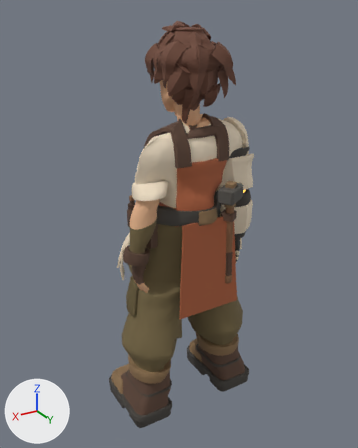
The glTF model godot/assets/models/yana.glb: old version first, new version second.
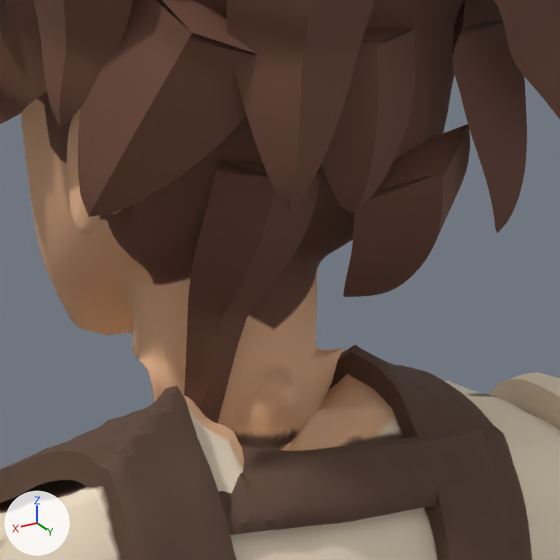
There are two pictures of each version: one whole from a camera (50 mm lens) standing at (1.049, 1.718, 1.765) and looking at (0.013, -0.009, 0.902), one close up on the part from 44% to 65% of the width and 15% to 32% of the height. Every picture has the same lights, and +X, +Y and +Z are marked at lower left. The first two pictures are the older version. Where no turn or scale is listed for an object, it has been applied to the vertices. Vertices at exactly the same position are counted once.

Objects in the first close-up: 'Yana'.
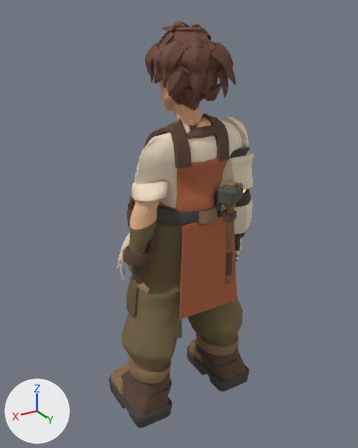
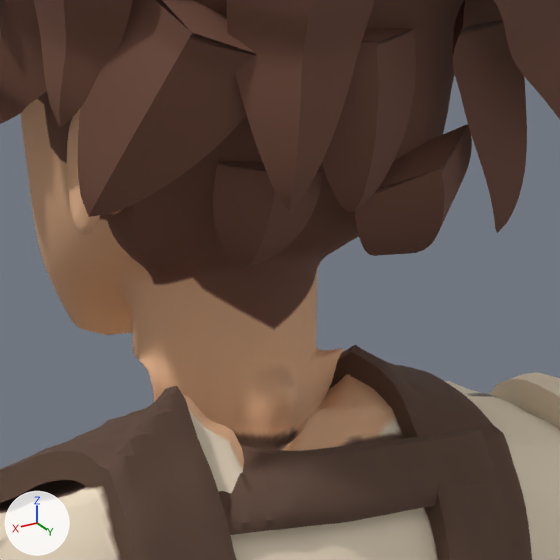
Pixel boxes (x1, y1, x2, y2) of what changed, in the close-ups (560 x 560 px; the box of a moved part takes in the faces that stretch with it):
```json
{"part": 1, "of": "me_yana", "change": "moved or reshaped", "before": [343, 124, 470, 297], "after": [355, 124, 472, 256]}
{"part": 2, "of": "me_yana", "change": "moved or reshaped", "before": [184, 173, 320, 423], "after": [213, 167, 322, 267]}
```

Edits to the scene script, one JSON object a line:
```json
{"block": "me_yana", "where": "me_yana.from_pydata(...)  # 35803 vertices, 69007 faces; spans x -0.34..0.33, y -0.21..0.24, z 0.0..1.73"}
{"block": "me_yana", "where": "# used by ob_yana; location = (0.0, 0.0, 0.0)"}
{"block": "me_yana", "change": "me_yana part 1: the loose piece of 86 vertices spanning x -0.1..-0.02, y 0.04..0.14, z 1.41..1.51 is scaled about its middle by (0.984, 0.503, 0.675), then moved by (0.0, 0.02, 0.01)"}
{"block": "me_yana", "change": "me_yana part 2: 76 of the vertices in x -0.01..0.06, y 0.01..0.13, z 1.35..1.53 are multiplied about their middle by the matrix ((0.916, -0.234, 0.106), (-0.183, 0.362, -0.036), (0.216, 0.337, 0.152)), then moved by (0.01, 0.04, 0.03)"}
```
